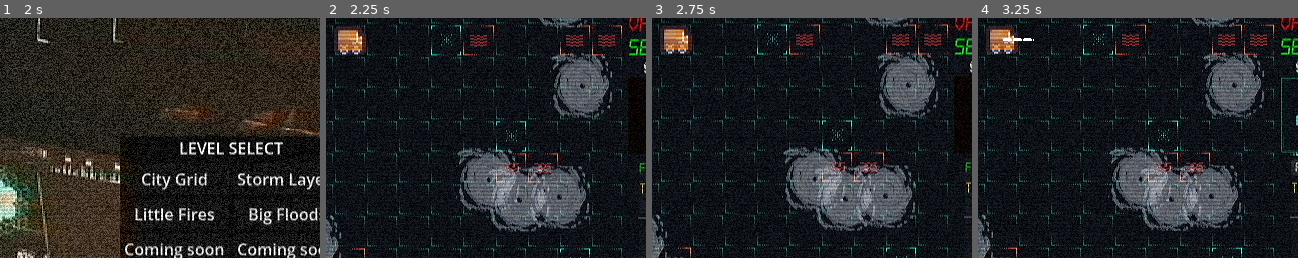
Above: before the commit, frames 1-4 (left to right).
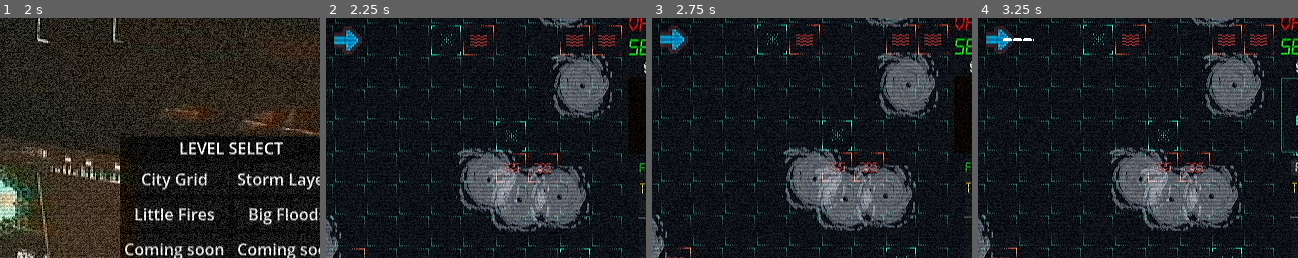
Above: after the commit, the same moments.

Repository: systemeffect/gwj92
Game: Godot game, scene res://scenes/main.tscn
The game is run twice, just before and just after one commit, with the same random seed, the same clock (stepped at 60 frames per second) and the same inputs.
Inputs:
- Up to frame 1 (2 s): click "START" at 0.5 s; click "START" at 1.25 s
- Up to frame 2 (2.25 s): click "City Grid" at 2 s
- Up to frame 3 (2.75 s): no input
- Up to frame 4 (3.25 s): click "Forward 1" at 2.75 s
The pictures show only the part of the screen within x 14-64%, y 12-62%; the shares and areas given below are measured in that part.

Frame 1 is identical in both runs. In frame 2, 1.0% of the frame differs, in the area x 2-13%, y 3-16%; in frame 3, 1.0%, in the area x 2-13%, y 3-15%; in frame 4, 0.9%.

Commit message:
2D Van has directions

Diff:
--- a/City_Grid/city_grid.tscn
+++ b/City_Grid/city_grid.tscn
@@ -99,6 +99,57 @@
 atlas = ExtResource("4_qtupi")
 region = Rect2(192, 288, 32, 32)
 
+[sub_resource type="AtlasTexture" id="AtlasTexture_vex6x"]
+atlas = ExtResource("4_qtupi")
+region = Rect2(224, 64, 32, 32)
+
+[sub_resource type="AtlasTexture" id="AtlasTexture_gwcqw"]
+atlas = ExtResource("4_qtupi")
+region = Rect2(128, 64, 32, 32)
+
+[sub_resource type="AtlasTexture" id="AtlasTexture_t7hso"]
+atlas = ExtResource("4_qtupi")
+region = Rect2(128, 128, 32, 32)
+
+[sub_resource type="AtlasTexture" id="AtlasTexture_giv51"]
+atlas = ExtResource("4_qtupi")
+region = Rect2(160, 64, 32, 32)
+
+[sub_resource type="SpriteFrames" id="SpriteFrames_ss1pu"]
+animations = [{
+"frames": [{
+"duration": 1.0,
+"texture": SubResource("AtlasTexture_vex6x")
+}],
+"loop": false,
+"name": &"EAST",
+"speed": 1.0
+}, {
+"frames": [{
+"duration": 1.0,
+"texture": SubResource("AtlasTexture_gwcqw")
+}],
+"loop": false,
+"name": &"NORTH",
+"speed": 1.0
+}, {
+"frames": [{
+"duration": 1.0,
+"texture": SubResource("AtlasTexture_t7hso")
+}],
+"loop": false,
+"name": &"SOUTH",
+"speed": 1.0
+}, {
+"frames": [{
+"duration": 1.0,
+"texture": SubResource("AtlasTexture_giv51")
+}],
+"loop": false,
+"name": &"WEST",
+"speed": 1.0
+}]
+
 [sub_resource type="CircleShape2D" id="CircleShape2D_uq6aa"]
 radius = 6.7412615
 
@@ -358,7 +409,13 @@
 script = ExtResource("3_pjegq")
 
 [node name="Sprite2D" type="Sprite2D" parent="Van" unique_id=133699846]
+visible = false
 texture = SubResource("AtlasTexture_weyc0")
+
+[node name="AnimatedSprite2D" type="AnimatedSprite2D" parent="Van" unique_id=2043017186]
+scale = Vector2(0.9999998, 0.99999976)
+sprite_frames = SubResource("SpriteFrames_ss1pu")
+animation = &"EAST"
 
 [node name="Area2D" type="Area2D" parent="Van" unique_id=1962811357]
 collision_mask = 46
--- a/City_Grid/van.gd
+++ b/City_Grid/van.gd
@@ -7,6 +7,7 @@
 
 # van collider
 @onready var area_2d: Area2D = $Area2D
+@onready var animated_sprite_2d: AnimatedSprite2D = $AnimatedSprite2D
 
 # Match these to TileMapLayer grid size
 const TILE_SIZE: Vector2 = Vector2(32, 32)
@@ -93,21 +94,25 @@
 
 func move(dir: String, amt: int) -> void:
 	if dir == "WEST":
+		animated_sprite_2d.animation = "WEST"
 		target_loc_x = global_position.x - (amt * MOVE_UNIT)
 		target_loc_y = global_position.y
 		current_axis = "x"
 
 	elif dir == "EAST":
+		animated_sprite_2d.animation = "EAST"
 		target_loc_x = global_position.x + (amt * MOVE_UNIT)
 		target_loc_y = global_position.y
 		current_axis = "x"
 
 	elif dir == "NORTH":
+		animated_sprite_2d.animation = "NORTH"
 		target_loc_y = global_position.y - (amt * MOVE_UNIT)
 		target_loc_x = global_position.x
 		current_axis = "y"
 
 	elif dir == "SOUTH":
+		animated_sprite_2d.animation = "SOUTH"
 		target_loc_y = global_position.y + (amt * MOVE_UNIT)
 		target_loc_x = global_position.x
 		current_axis = "y"
